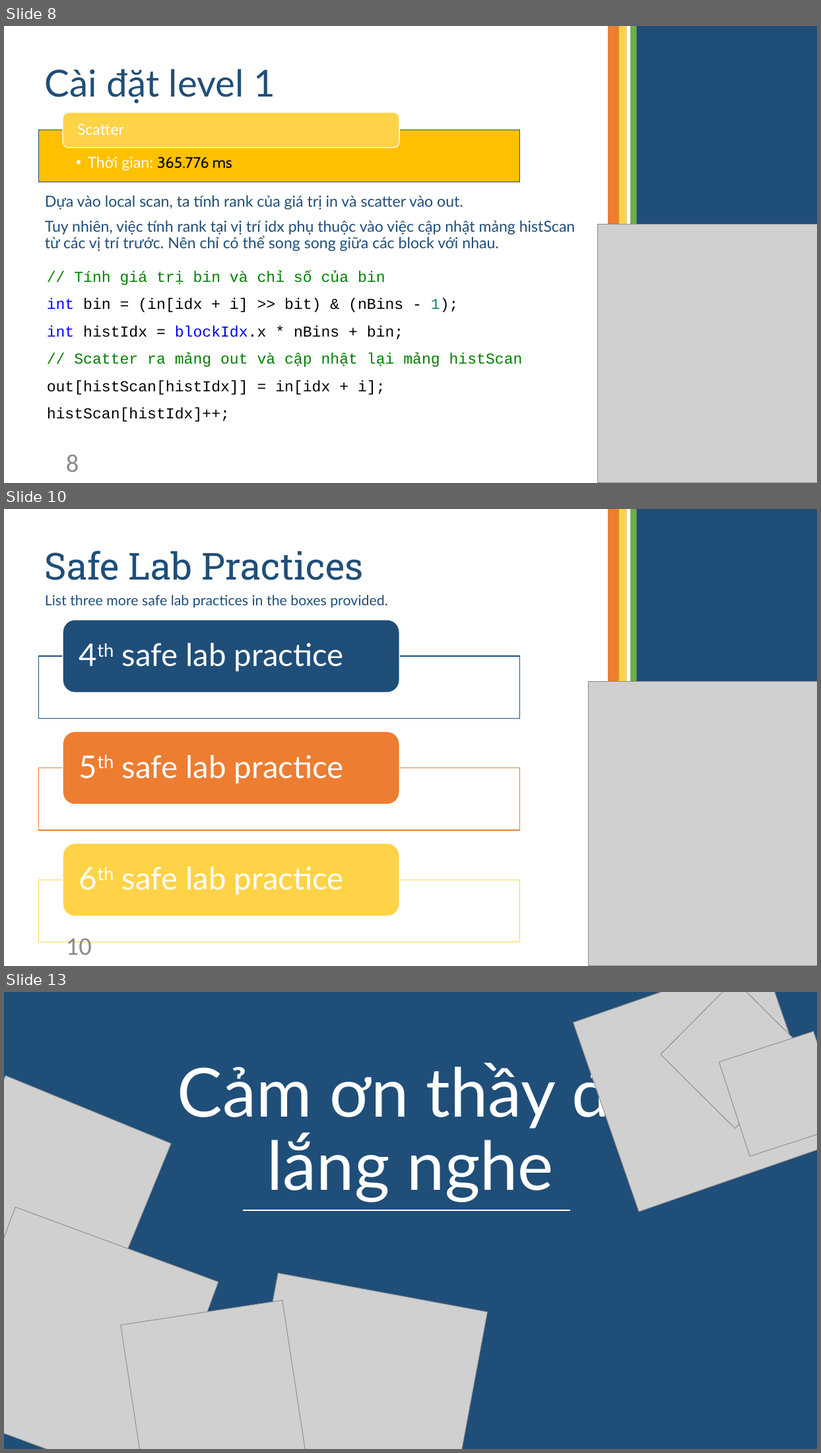
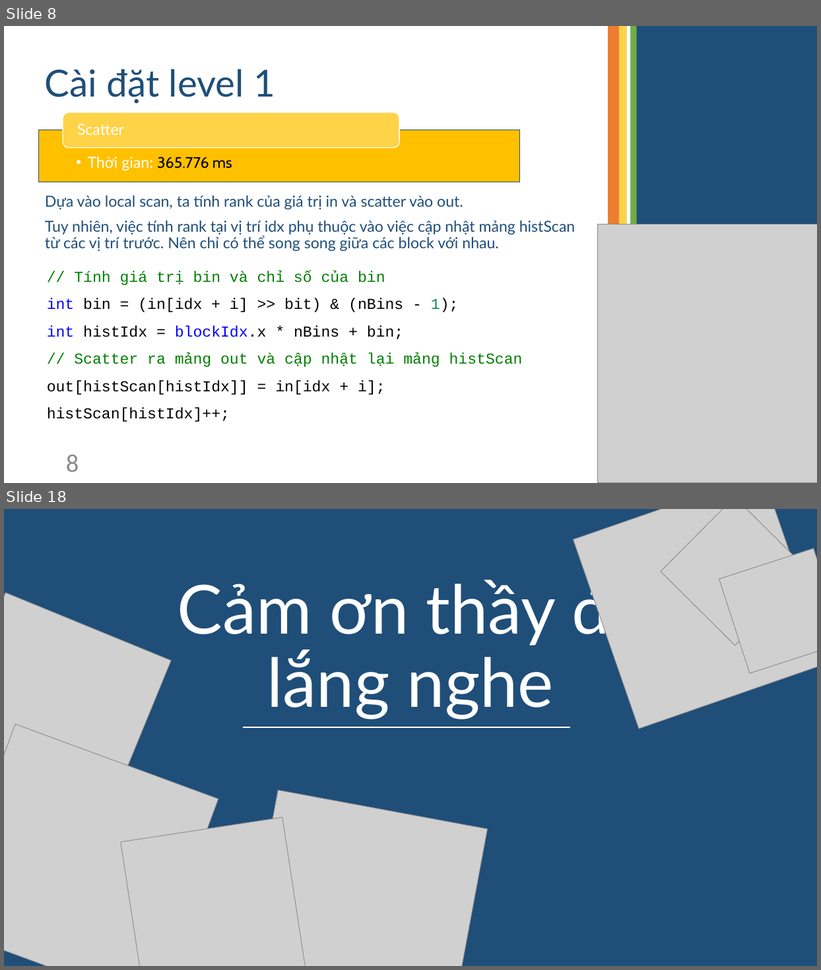
Before and after one commit to TruongNgocTai/GPU_finalProject, a slide deck: Radix Sort.pptx. Shown one above the other, each under a label of ours: slides 8, 10 and 13 before the commit, slides 8 and 18 after it; the slides between them are not shown. The pictures are 821x1453 and 821x970 pixels, drawn with LibreOffice and Linux fonts; fonts in the diff are those of the drawing; grey boxes stand for pictures. Boxes give left, top, right and bottom in pixels: in the first picture for what was removed or moved away, otherwise in the second. Text is boxed around its words. In the diff, an @@ line names an element or a change of style, - is before the commit and + after.

```diff
--- a/Radix Sort.pptx
+++ b/Radix Sort.pptx
@@ slide 10 removed at [4, 509, 817, 966], background #FFFFFF @@
@@ title removed at [45, 551, 364, 580] @@
-Safe Lab Practices
@@ text removed at [45, 595, 388, 608] @@
-List three more safe lab practices in the boxes provided.
@@ group removed at [588, 509, 817, 966]: 5 rectangles, 1 picture @@
@@ group removed at [39, 620, 520, 943]: 3 rectangles, 3 rounded rectangles, 3 texts @@
-4th safe lab practice
-5th safe lab practice
-6th safe lab practice
@@ page number removed at [66, 939, 92, 955] @@
-10
@@ what was slide 13 is now slide 18 @@
```
Also in this commit, not shown: 4 slides changed, 8 slides added, 2 other slides removed, 1 other file.
